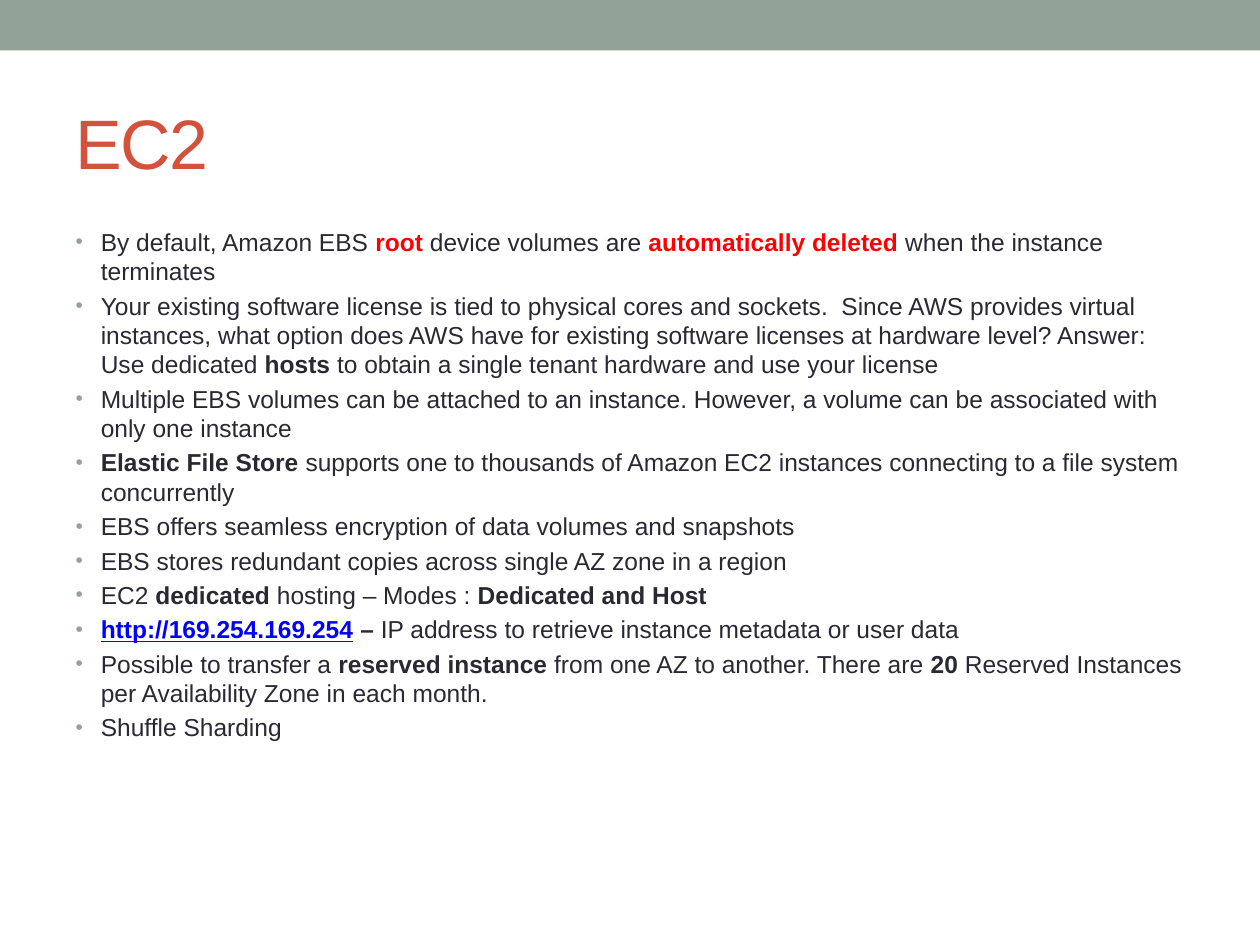
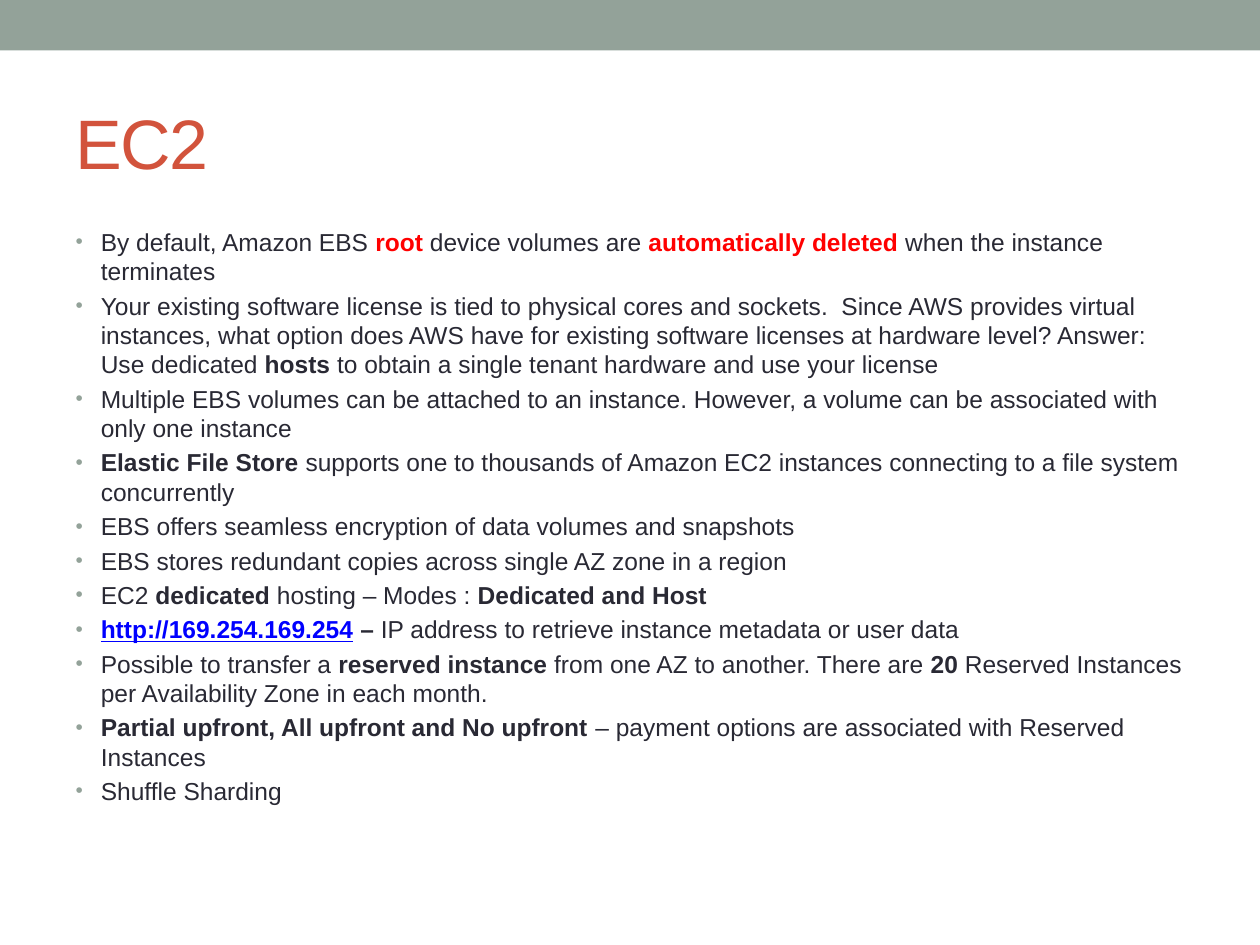
Before and after one commit to notionquest/ProjectDocumentation, a slide deck: slide 46 of AWS_Solution_Architect.pptx. Drawn at 1260x945 pixels with LibreOffice and Linux fonts; fonts in the diff are those of the drawing. Boxes give left, top, right and bottom in pixels: in the first picture for what was removed or moved away, otherwise in the second. Text is boxed around its words. In the diff, an @@ line names an element or a change of style, - is before the commit and + after.

```diff
--- a/AWS_Solution_Architect.pptx
+++ b/AWS_Solution_Architect.pptx
@@ text at bbox=[101, 718, 1124, 767]: paragraph added @@
+• Partial upfront, All upfront and No upfront – payment options are associated with Reserved Instances
```
Also in this commit, not shown: 9 other slides changed, 4 slides added.
